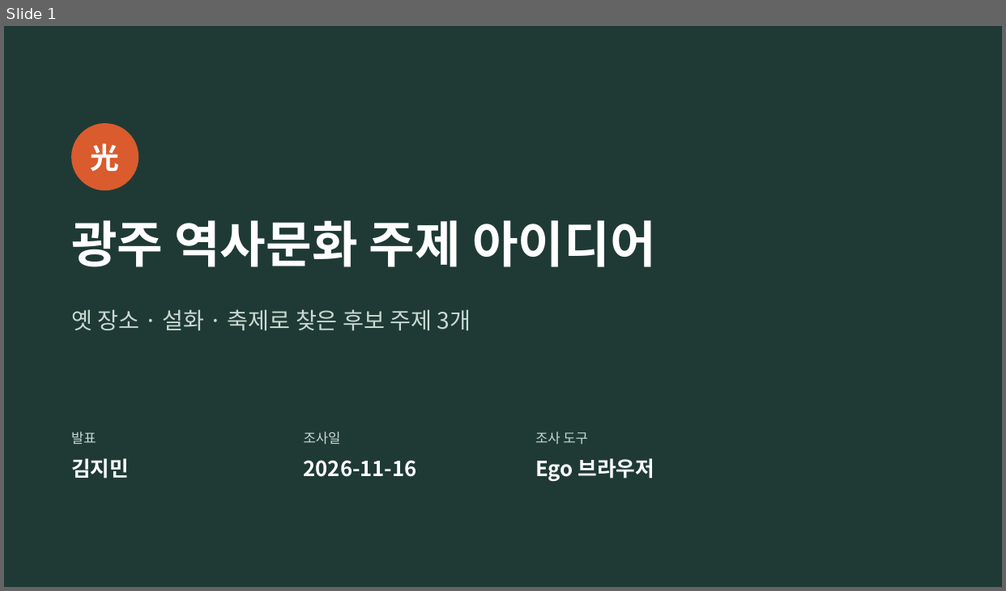
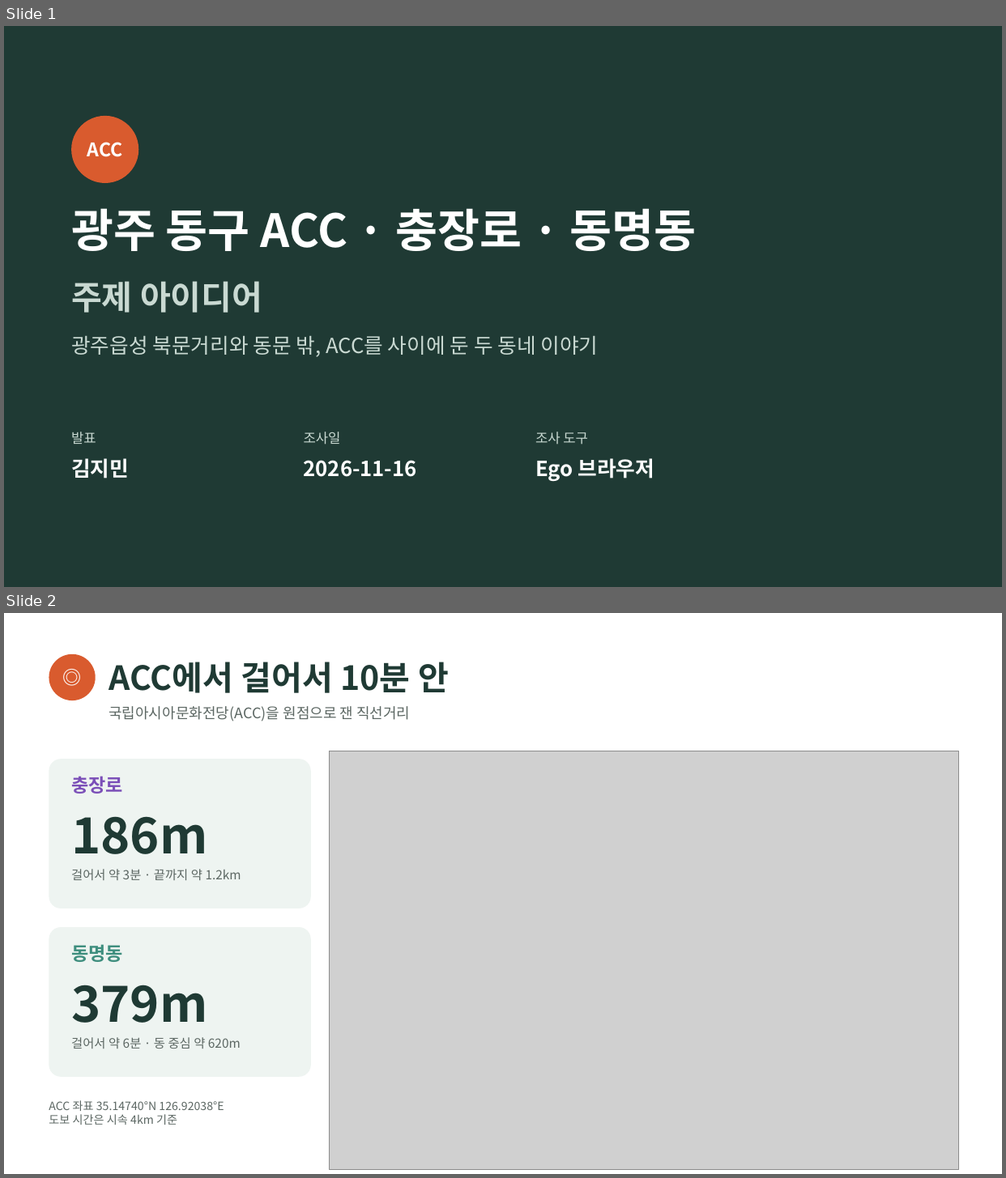
Before and after one commit to jmniik/jiminstorage, a slide deck: topic-idea/topic-idea.pptx. Shown one above the other, each under a label of ours: slide 1 before the commit, slides 1 and 2 after it. The pictures are 1006x591 and 1006x1178 pixels, drawn with LibreOffice and Linux fonts; fonts in the diff are those of the drawing; grey boxes stand for pictures. Boxes give left, top, right and bottom in pixels: in the first picture for what was removed or moved away, otherwise in the second. Text is boxed around its words. In the diff, an @@ line names an element or a change of style, - is before the commit and + after.

```diff
--- a/topic-idea/topic-idea.pptx
+++ b/topic-idea/topic-idea.pptx
@@ slide 2 added at bbox=[4, 613, 1002, 1174], background #FFFFFF @@
@@ ellipse added at bbox=[49, 654, 96, 700], fill #D95B2E, 18 pt, text #FFFFFF, bold @@
+◎
@@ text added at bbox=[108, 662, 449, 693], 32 pt, text #1F3A34, bold @@
+ACC에서 걸어서 10분 안
@@ text added at bbox=[108, 706, 410, 722], 14 pt, text #5C6763 @@
+국립아시아문화전당(ACC)을 원점으로 잰 직선거리
@@ picture added at bbox=[330, 752, 958, 1170] @@
@@ rounded rectangle added at bbox=[49, 759, 311, 909], fill #EEF4F1 @@
@@ text added at bbox=[71, 776, 123, 794], 18 pt, text #7B4FB8, bold @@
+충장로
@@ text added at bbox=[71, 816, 207, 854], 48 pt, text #1F3A34, bold @@
+186m
@@ text added at bbox=[71, 869, 241, 880], 12 pt, text #5C6763 @@
+걸어서 약 3분 · 끝까지 약 1.2km
@@ rounded rectangle added at bbox=[49, 927, 311, 1077], fill #EEF4F1 @@
@@ text added at bbox=[71, 944, 123, 962], 18 pt, text #3E8E7E, bold @@
+동명동
@@ text added at bbox=[71, 985, 207, 1023], 48 pt, text #1F3A34, bold @@
+379m
@@ text added at bbox=[71, 1037, 241, 1049], 12 pt, text #5C6763 @@
+걸어서 약 6분 · 동 중심 약 620m
@@ text added at bbox=[49, 1101, 224, 1125], 11 pt, text #5C6763 @@
+ACC 좌표 35.14740°N 126.92038°E
+도보 시간은 시속 4km 기준
@@ slide 1 changed as well @@
@@ ellipse added at bbox=[71, 116, 138, 183], fill #D95B2E, 18 pt, text #FFFFFF, bold @@
+ACC
@@ ellipse removed at bbox=[71, 123, 138, 190] @@
-光
@@ text added at bbox=[71, 208, 697, 251], 44 pt, text #FFFFFF, bold @@
+광주 동구 ACC · 충장로 · 동명동
@@ text at bbox=[71, 281, 262, 313]: text changed; size 48 to 32 pt; text colour #FFFFFF to #C9D9D2 @@
-광주 역사문화 주제 아이디어
+주제 아이디어
@@ text removed at bbox=[71, 310, 471, 331] @@
-옛 장소 · 설화 · 축제로 찾은 후보 주제 3개
@@ text added at bbox=[71, 336, 598, 357], 20 pt, text #C9D9D2 @@
+광주읍성 북문거리와 동문 밖, ACC를 사이에 둔 두 동네 이야기
```
Also in this commit, not shown: 4 other slides changed, 2 other slides added, 2 slides removed.
